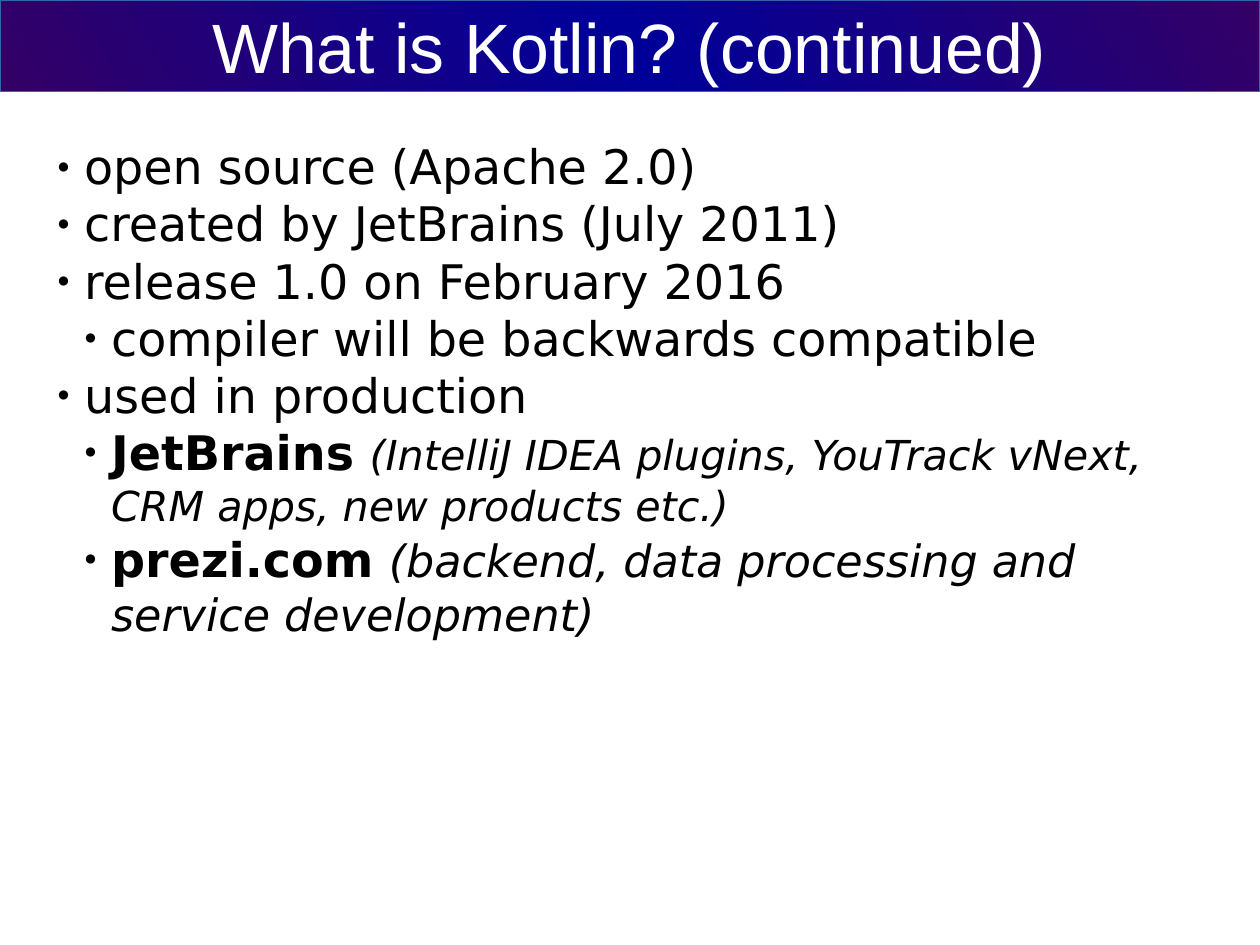
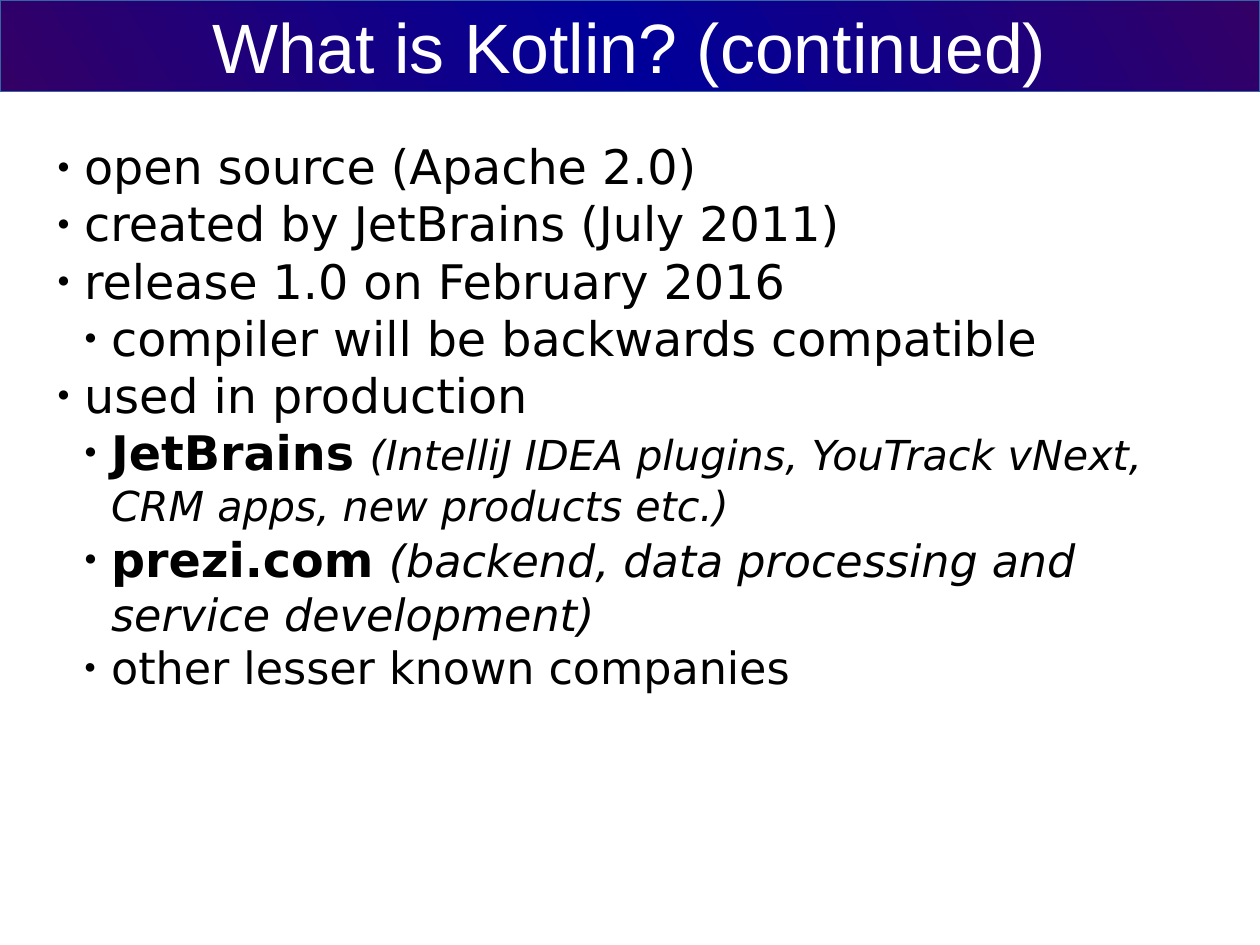
Before and after one commit to cvmocanu/kotlin-presentation, a slide deck: slide 5 of kotlin-presentation.odp. Drawn at 1260x945 pixels with LibreOffice and Linux fonts; fonts in the diff are those of the drawing. Boxes give left, top, right and bottom in pixels: in the first picture for what was removed or moved away, otherwise in the second. Text is boxed around its words. In the diff, an @@ line names an element or a change of style, - is before the commit and + after.

```diff
--- a/kotlin-presentation.odp
+++ b/kotlin-presentation.odp
@@ subtitle at <box>111,650,790,694</box>: paragraph added @@
+  ● other lesser known companies
```
Also in this commit, not shown: 2 other slides changed, 2 slides added, 1 slide removed.
